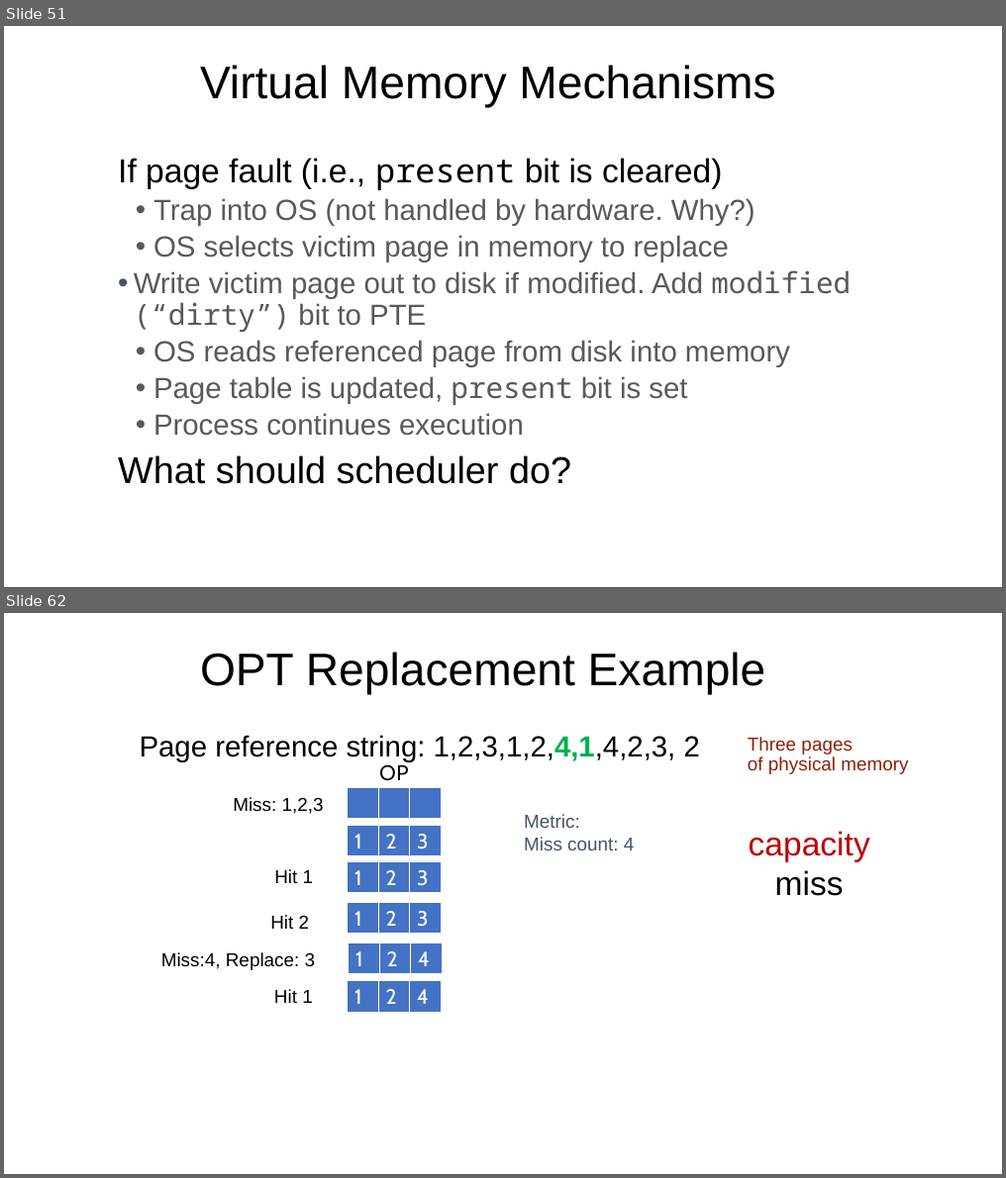
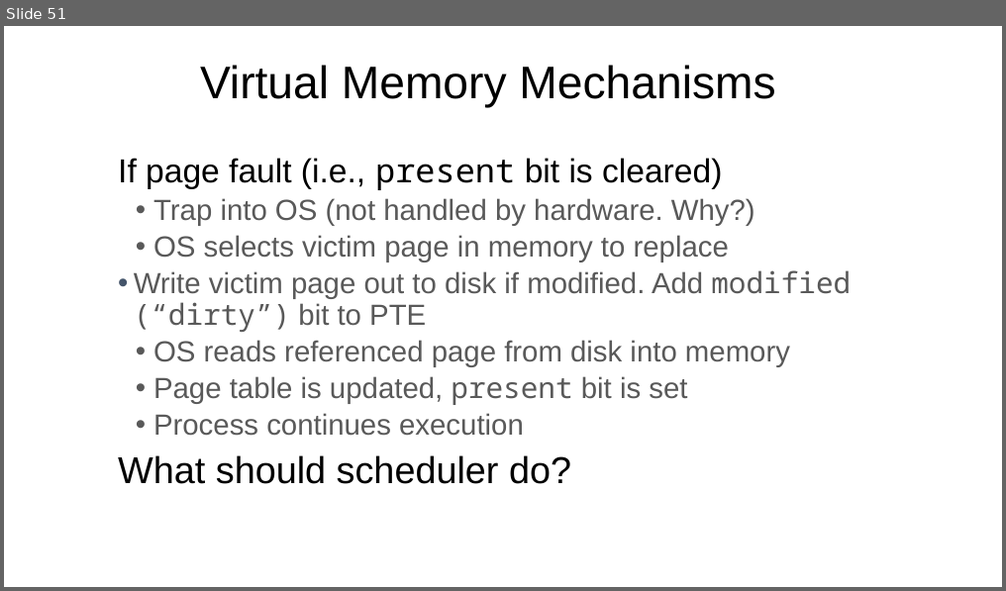
Before and after one commit to ngsrinivas/coursegen, a slide deck: ex/416-F23/staging/416-F23/lectures/07-virtual-memory.pptx. Shown one above the other, each under a label of ours: slides 51 and 62 before the commit, slide 51 after it; the slides between them are not shown. The pictures are 1006x1178 and 1006x591 pixels, drawn with LibreOffice and Linux fonts; fonts in the diff are those of the drawing. Boxes give left, top, right and bottom in pixels: in the first picture for what was removed or moved away, otherwise in the second. Text is boxed around its words. In the diff, an @@ line names an element or a change of style, - is before the commit and + after.

Commit message:
Add virtual memory slides

```diff
--- a/ex/416-F23/staging/416-F23/lectures/07-virtual-memory.pptx
+++ b/ex/416-F23/staging/416-F23/lectures/07-virtual-memory.pptx
@@ slide 62 removed at (4,613,1002,1174), background #FFFFFF @@
@@ title removed at (200,652,766,694) @@
-OPT Replacement Example
@@ text removed at (140,735,700,761) @@
-Page reference string: 1,2,3,1,2,4,1,4,2,3, 2
@@ text removed at (372,757,426,789) @@
-OPT
@@ text removed at (747,737,908,774) @@
-Three pages
-of physical memory
@@ rectangle removed at (347,787,378,819) @@
@@ rectangle removed at (378,787,410,819) @@
@@ rectangle removed at (410,787,442,819) @@
@@ text removed at (233,797,324,814) @@
-Miss: 1,2,3
@@ text removed at (524,814,635,851) @@
-Metric:
-Miss count: 4
@@ rectangle removed at (347,825,378,857) @@
-1
@@ rectangle removed at (378,825,410,857) @@
-2
@@ rectangle removed at (410,825,442,857) @@
-3
@@ text removed at (748,831,870,896) @@
-capacity miss
@@ text removed at (274,869,314,883) @@
-Hit 1
@@ rectangle removed at (347,861,378,893) @@
-1
@@ rectangle removed at (378,861,410,893) @@
-2
@@ rectangle removed at (410,861,442,893) @@
-3
@@ rectangle removed at (347,902,378,934) @@
-1
@@ rectangle removed at (378,902,410,934) @@
-2
@@ rectangle removed at (410,902,442,934) @@
-3
@@ text removed at (270,915,310,929) @@
-Hit 2
@@ text removed at (161,953,316,970) @@
-Miss:4, Replace: 3
@@ rectangle removed at (349,943,380,974) @@
-1
@@ rectangle removed at (379,943,411,974) @@
-2
@@ rectangle removed at (411,943,442,974) @@
-4
@@ text removed at (274,989,313,1003) @@
-Hit 1
@@ rectangle removed at (347,981,378,1013) @@
-1
@@ rectangle removed at (378,981,410,1013) @@
-2
@@ rectangle removed at (410,981,442,1013) @@
-4
```
Also in this commit, not shown: 39 other slides removed, 4 other files.
